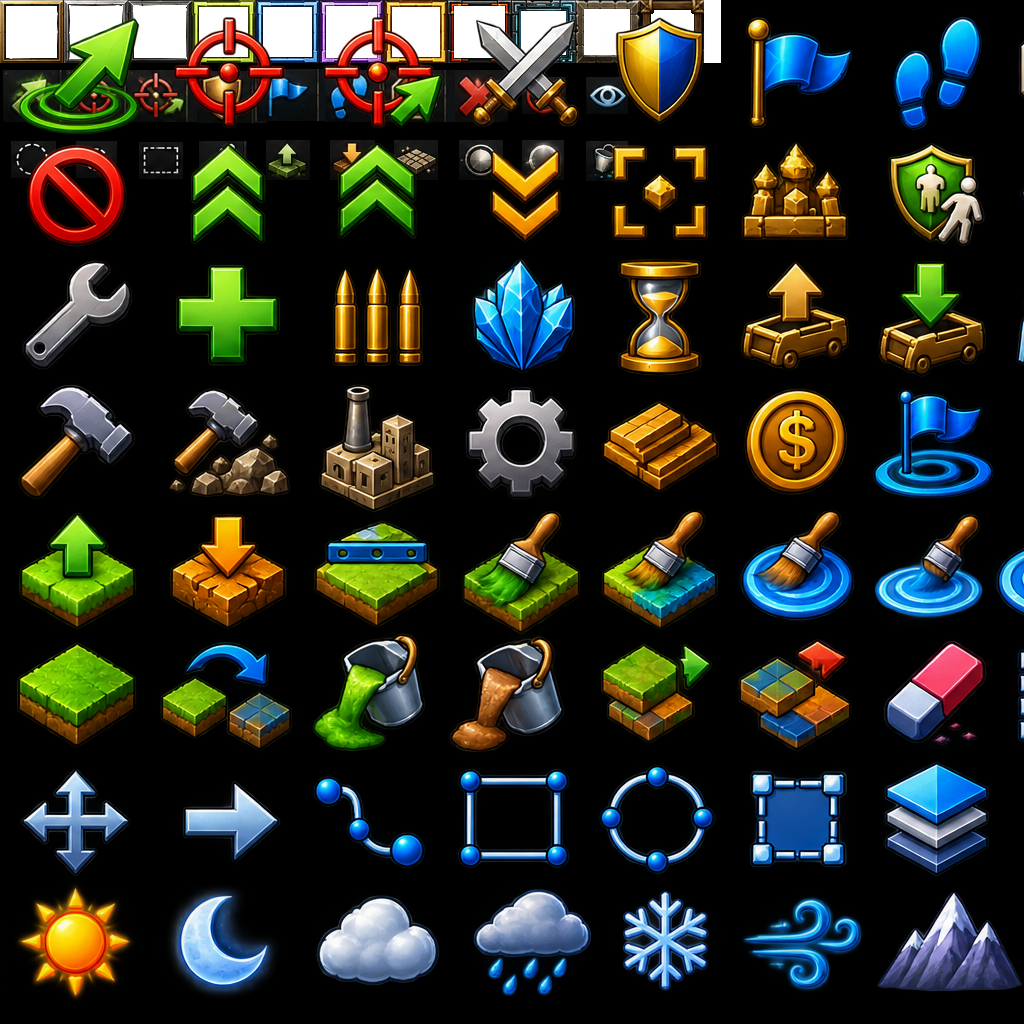
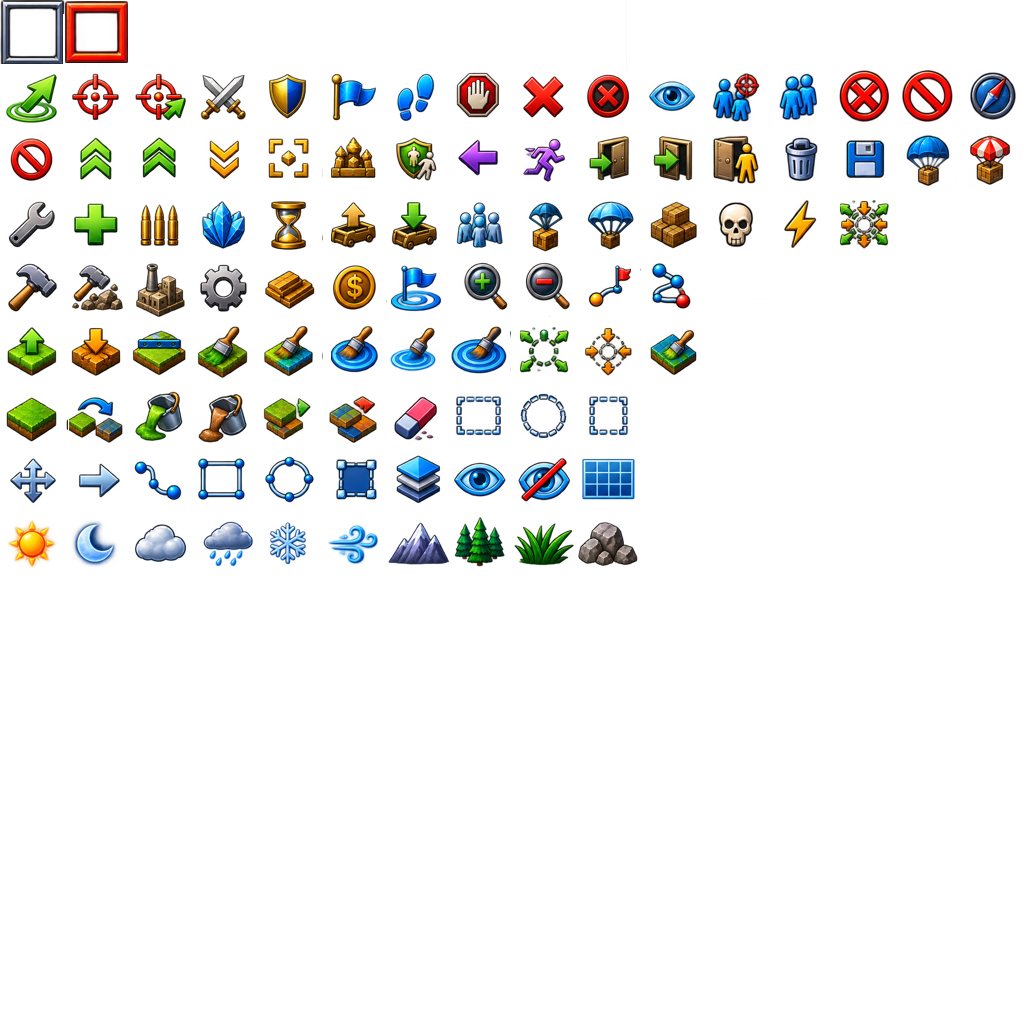
Layers edited between the first and the second 1024 × 1024 image:
added layer "v1" above "ChatGPT Image 4. Sept. 2026, 09_11_40.png" over [0, 0, 1024, 1024]
hid "ActionIcons1.png Zusammengeführt", painted on it over [0, 0, 1024, 1024]
hid "Malebene 1", painted on it over [0, 0, 1024, 1024]
